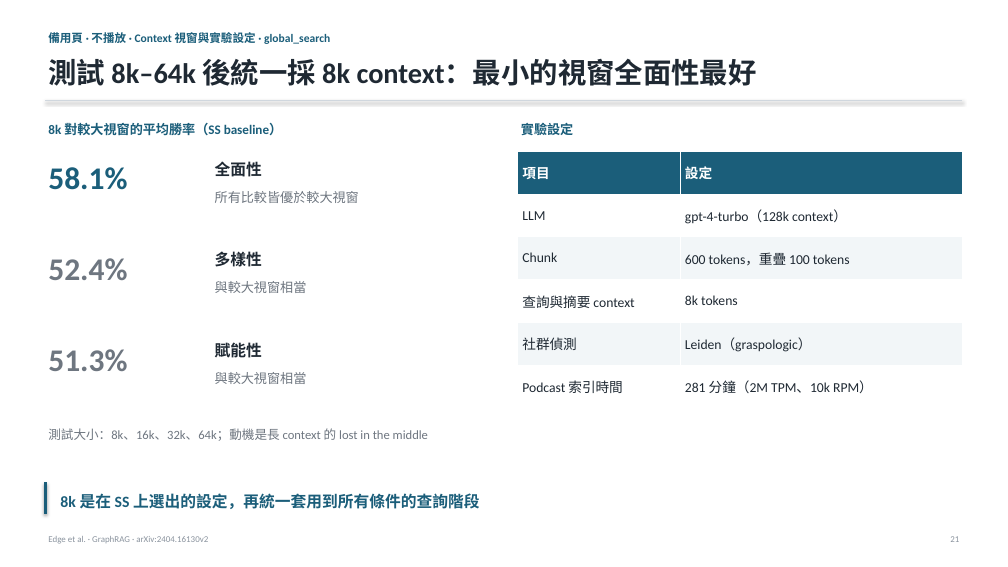
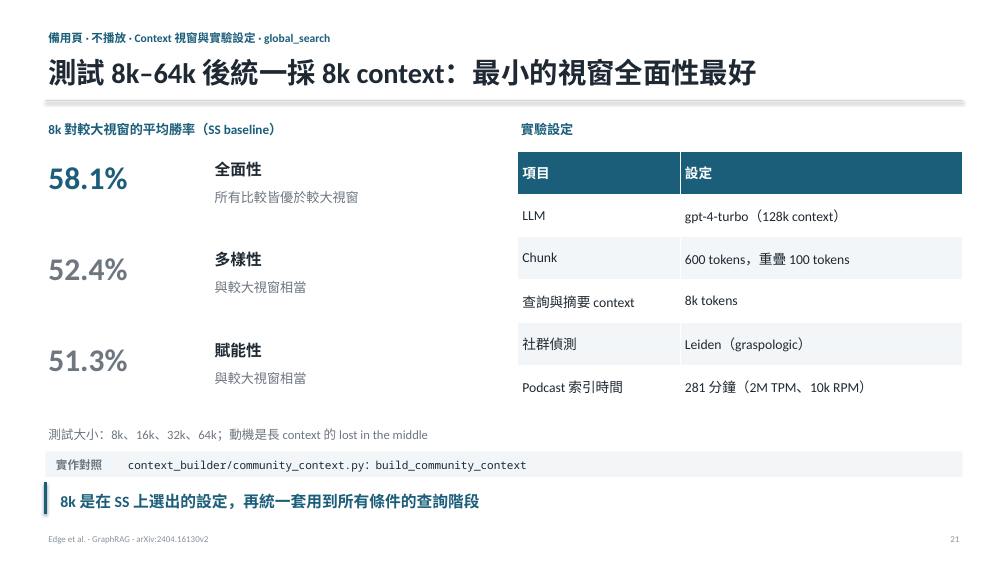
Before and after one commit to Moris-Zhan/CV-RAG-LLM-Papers, a slide deck: slide 21 of RAG/2024_GraphRAG/slides_zh-TW.pptx. Drawn at 1008x567 pixels with LibreOffice and Linux fonts; fonts in the diff are those of the drawing. Boxes give left, top, right and bottom in pixels: in the first picture for what was removed or moved away, otherwise in the second. Text is boxed around its words. In the diff, an @@ line names an element or a change of style, - is before the commit and + after.

```diff
--- a/RAG/2024_GraphRAG/slides_zh-TW.pptx
+++ b/RAG/2024_GraphRAG/slides_zh-TW.pptx
@@ rectangle added at (45,451,963,477), fill #F2F6F8 @@
@@ text added at (56,459,102,470), 11 pt, text #6E7680, bold @@
+實作對照
@@ text added at (128,460,527,472), 10.5 pt, text #1F2933 @@
+context_builder/community_context.py：build_community_context
```
Also in this commit, not shown: 8 other slides changed, 3 other files.
